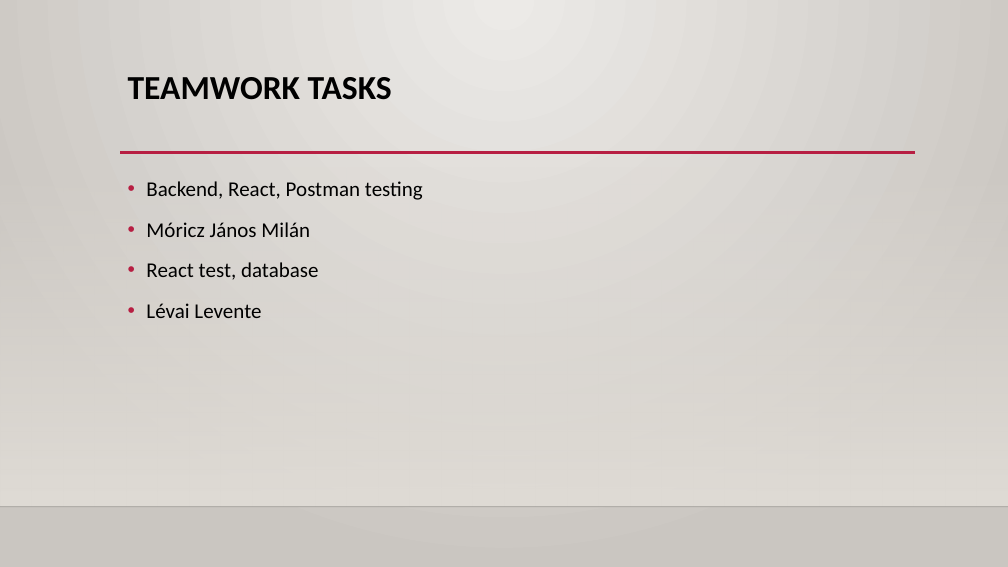
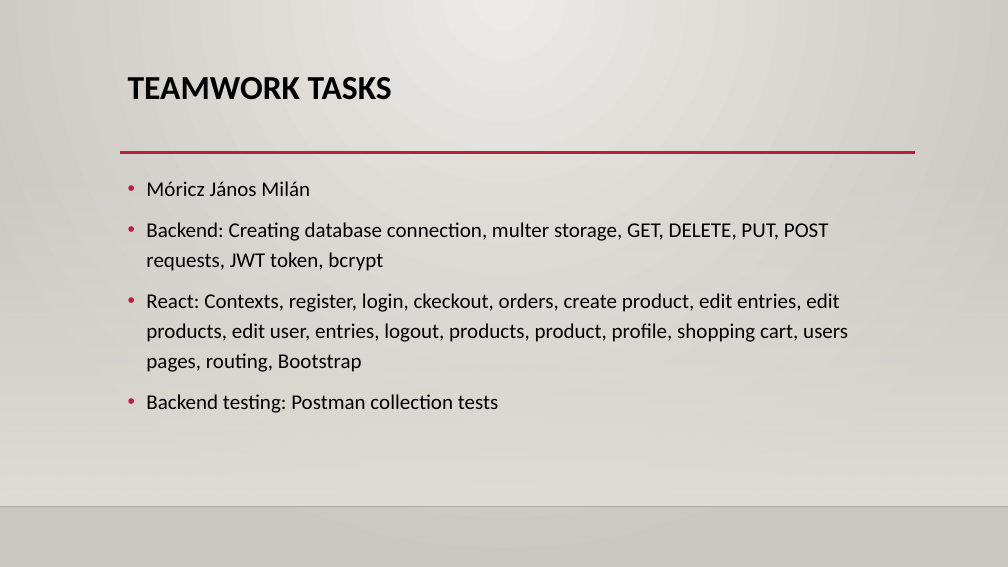
Before and after one commit to MoriczJanos113C/TechShop, a slide deck: slide 14 of project dokumentumok/Projekt bemutató.pptx. Drawn at 1008x567 pixels with LibreOffice and Linux fonts; fonts in the diff are those of the drawing; background and template pictures are left out. Boxes give left, top, right and bottom in pixels: in the first picture for what was removed or moved away, otherwise in the second. Text is boxed around its words. In the diff, an @@ line names an element or a change of style, - is before the commit and + after.

```diff
--- a/project dokumentumok/Projekt bemutató.pptx
+++ b/project dokumentumok/Projekt bemutató.pptx
@@ text at (146, 181, 423, 200): paragraph removed @@
-• Backend, React, Postman testing
@@ text at (146, 222, 848, 413): text changed @@
-• React test, database
-• Lévai Levente
+• Backend: Creating database connection, multer storage, GET, DELETE, PUT, POST requests, JWT token, bcrypt
+• React: Contexts, register, login, ckeckout, orders, create product, edit entries, edit products, edit user, entries, logout, products, product, profile, shopping cart, users pages, routing, Bootstrap
+• Backend testing: Postman collection tests
```
Also in this commit, not shown: 7 other slides changed, 2 slides added, 1 slide removed, 22 other files.
